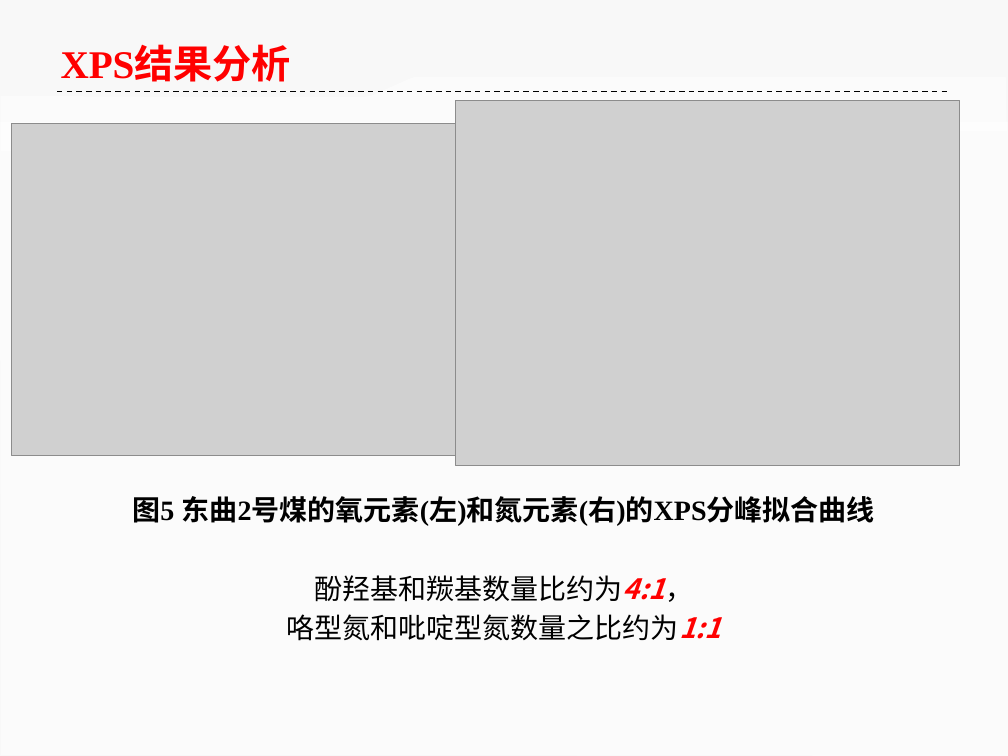
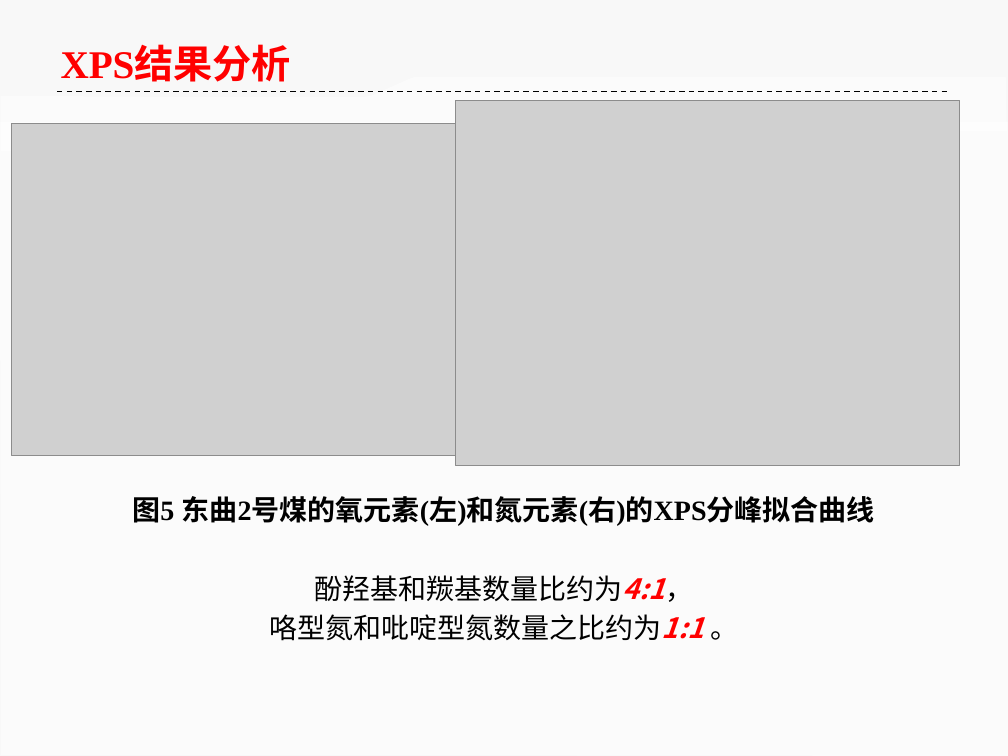
Before and after one commit to ilvcr/GraduationProject, a slide deck: slide 12 of ppt/yoghourtppt.pptx. Drawn at 1008x756 pixels with LibreOffice and Linux fonts; fonts in the diff are those of the drawing; grey boxes stand for pictures. Boxes give left, top, right and bottom in pixels: in the first picture for what was removed or moved away, otherwise in the second. Text is boxed around its words. In the diff, an @@ line names an element or a change of style, - is before the commit and + after.

```diff
--- a/ppt/yoghourtppt.pptx
+++ b/ppt/yoghourtppt.pptx
@@ text at [269, 614, 738, 641]: text changed @@
-咯型氮和吡啶型氮数量之比约为1:1
+咯型氮和吡啶型氮数量之比约为1:1 。
```
Also in this commit, not shown: 5 other slides changed.
